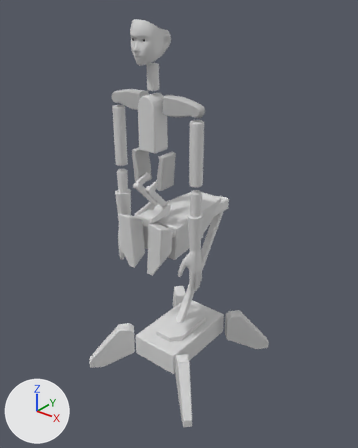
The FBX model UnityProject/Alter3/Assets/Alter3/Res/ExternalResources/Model/Alter3/alter3.fbx, before and after one commit.
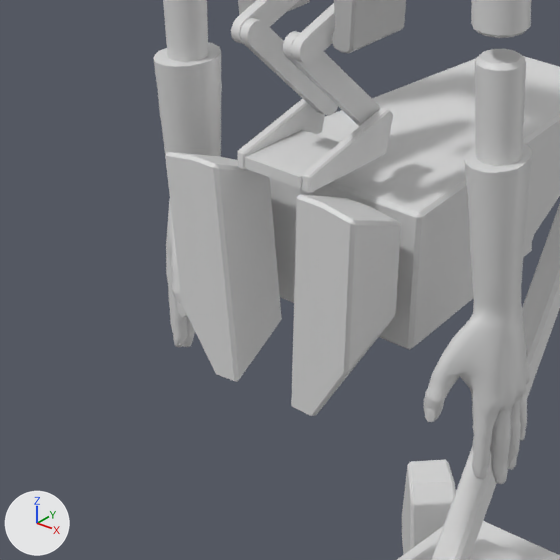
The first picture shows the older version from a 50 mm lens placed at (1.425, -1.792, 1.97), pointed at (0.007, -0.019, 0.871). The close-ups show both versions on the part from 22% to 59% of the width and 40% to 69% of the height of that picture; other places that the commit changed are outside them. The lights are fixed; the arrows at lower left show +X, +Y and +Z. Where no turn or scale is listed for an object, it has been applied to the vertices.

The first close-up shows 'mdl_Foundation', 'mdl_Hip', 'mdl_LeftForeArm', 'mdl_LeftHand', 'mdl_Leg1', 'mdl_Leg2', 'mdl_RightForeArm', 'mdl_RightHand', 'mdl_Spine1', 'mdl_Spine2', 'mdl_Spine3', 'mdl_Spine4'.
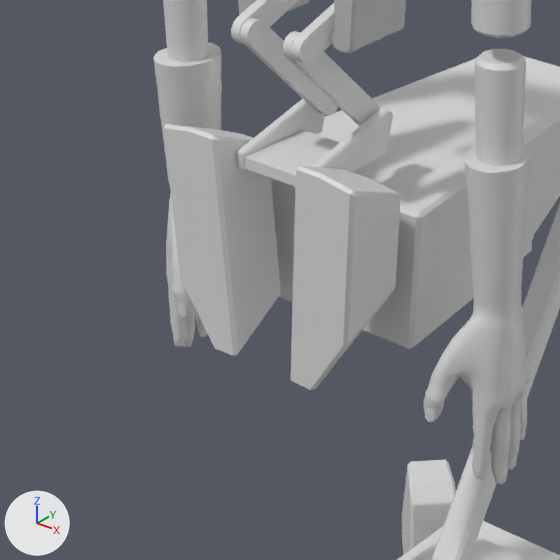
The change in detail:
me_mesh_003 has 68 vertices, 74 faces and spans x -0.138..0.138, y -0.306..-0.222, z 0.726..0.993.
me_mesh_003 is used by ob_mdl_hip; location (0.0, 0.0, 0.0).
me_mesh_003 part 1: the whole mesh is moved by (0.0, 0.0, 0.033).

Where the change shows, as pixel boxes [x1, y1, x2, y2] in the close-ups (560 x 560 px):
'mdl_Hip', mesh moved: before [165, 152, 401, 416]; after [164, 124, 401, 390]
